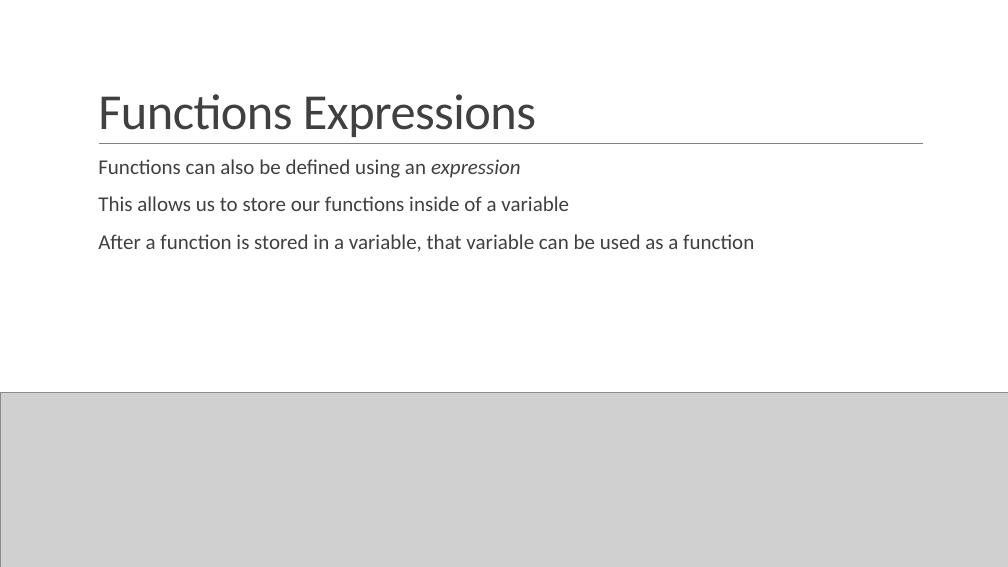
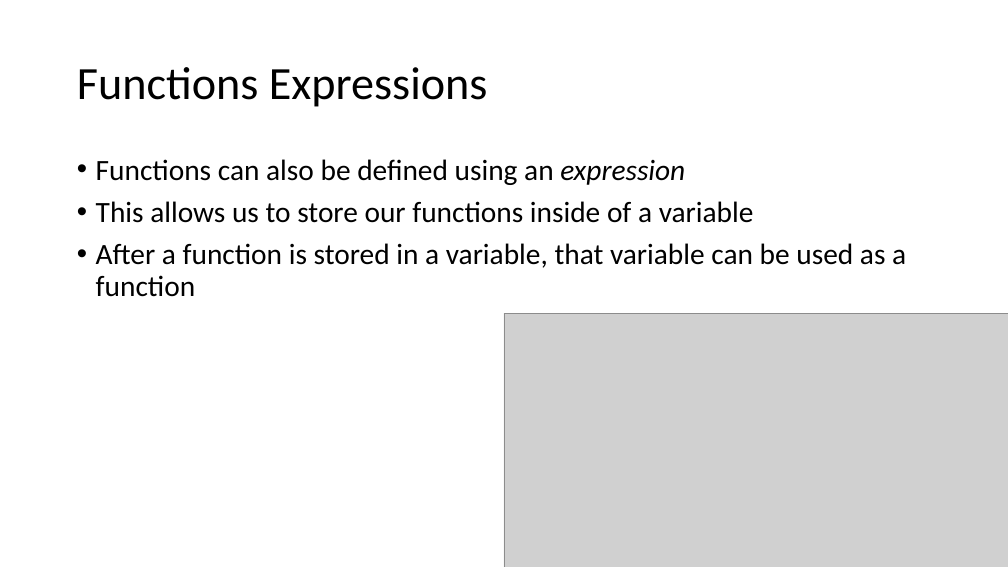
Before and after one commit to YWCANWIL-TechLab/Module12-Functions, a slide deck: slide 4 of slides/Module 12 - Functions.pptx. Drawn at 1008x567 pixels with LibreOffice and Linux fonts; fonts in the diff are those of the drawing; grey boxes stand for pictures. Boxes give left, top, right and bottom in pixels: in the first picture for what was removed or moved away, otherwise in the second. Text is boxed around its words. In the diff, an @@ line names an element or a change of style, - is before the commit and + after.

```diff
--- a/slides/Module 12 - Functions.pptx
+++ b/slides/Module 12 - Functions.pptx
@@ title "Functions Expressions": place and size @@
-title "Functions Expressions" at (98, 94, 536, 137)
+title "Functions Expressions" at (77, 67, 488, 107)
@@ title "Functions Expressions" at (77, 67, 488, 107): size 48 to 44 pt, text colour #404040 to #000000, letter spacing -0.5 to 0 pt; line spacing 0.85 to 0.9; vertical alignment bottom to middle @@
@@ line removed from (99, 144) to (923, 144) @@
@@ text "Functions can also be defined ..." at (96, 159, 906, 297): size 20 to 28 pt, text colour #404040 to #000000; bullet   to •; less space between paragraphs @@
@@ picture added at (504, 313, 1008, 567) @@
@@ picture removed at (0, 392, 1008, 567) @@
@@ rectangle removed at (0, 529, 1008, 567) @@
@@ rectangle removed at (0, 524, 1008, 529) @@
```
Also in this commit, not shown: 34 other slides changed, 5 other files.
